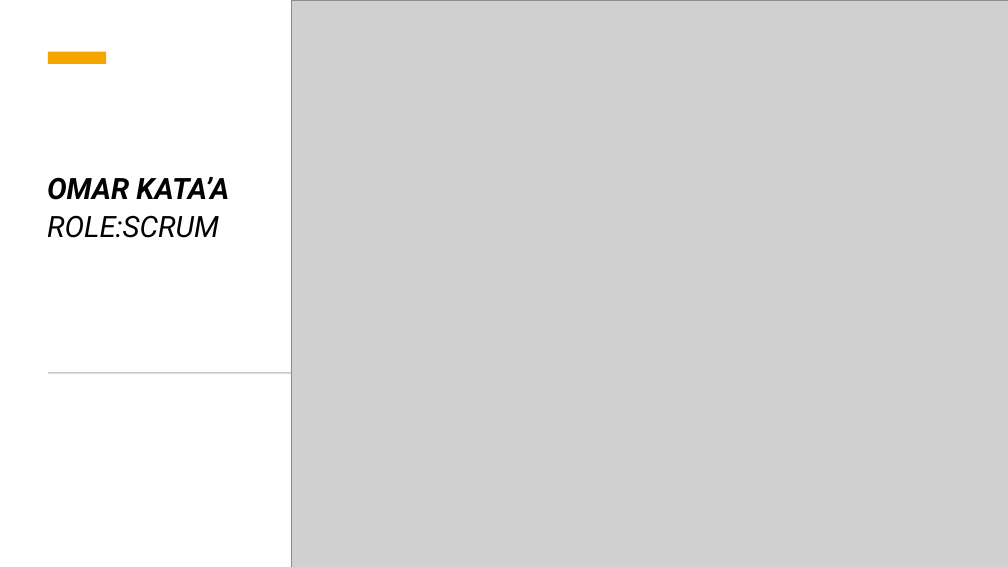
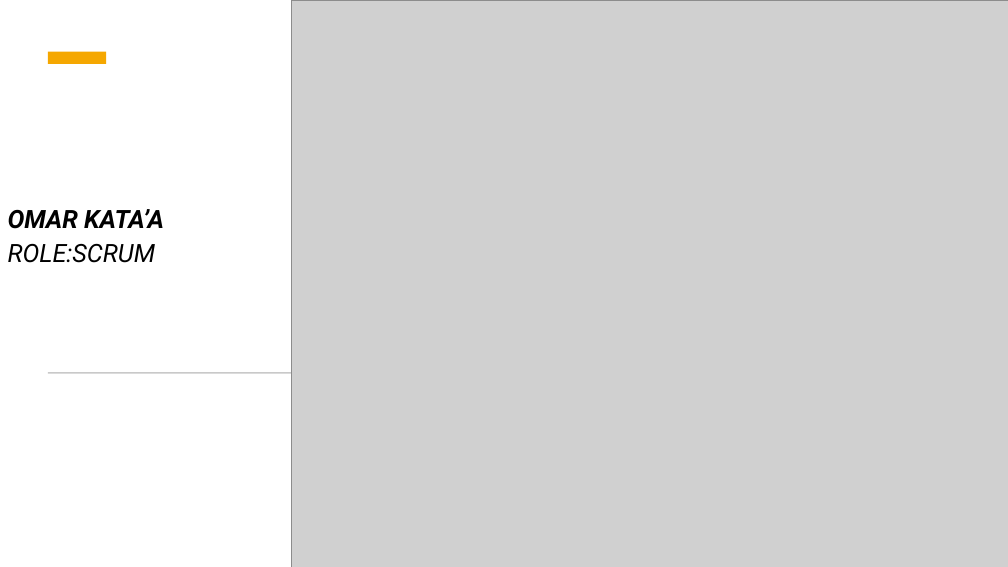
Before and after one commit to C4-TEAM404/MERAKI_Academy_Project_6, a slide deck: slide 2 of HEX_PROJECT_6_MERAKI_ACADEMY_.pptx. Drawn at 1008x567 pixels with LibreOffice and Linux fonts; fonts in the diff are those of the drawing; grey boxes stand for pictures. Boxes give left, top, right and bottom in pixels: in the first picture for what was removed or moved away, otherwise in the second. Text is boxed around its words. In the diff, an @@ line names an element or a change of style, - is before the commit and + after.

```diff
--- a/HEX_PROJECT_6_MERAKI_ACADEMY_.pptx
+++ b/HEX_PROJECT_6_MERAKI_ACADEMY_.pptx
@@ text "OMAR KATA’A": place and size @@
-text "OMAR KATA’A" at <box>47,177,229,238</box>
+text "OMAR KATA’A" at <box>8,209,164,263</box>
@@ text "OMAR KATA’A" at <box>8,209,164,263</box>: size 28 to 24 pt @@
```
Also in this commit, not shown: 2 other slides changed, 7 other files.
